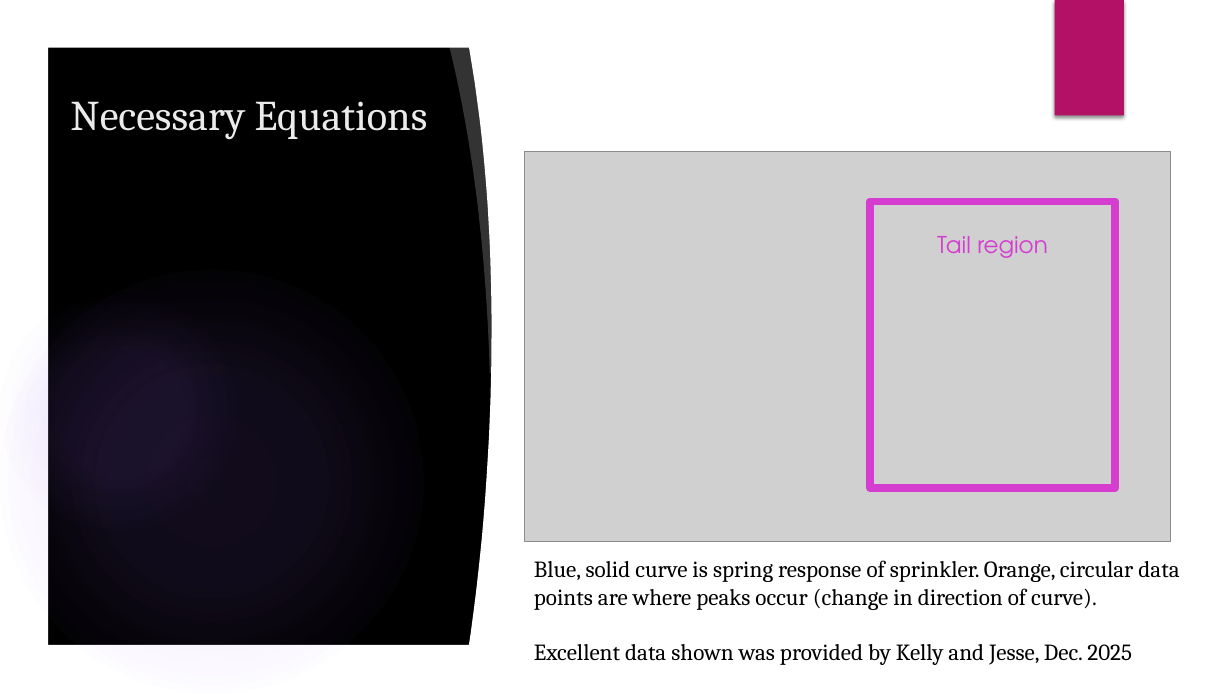
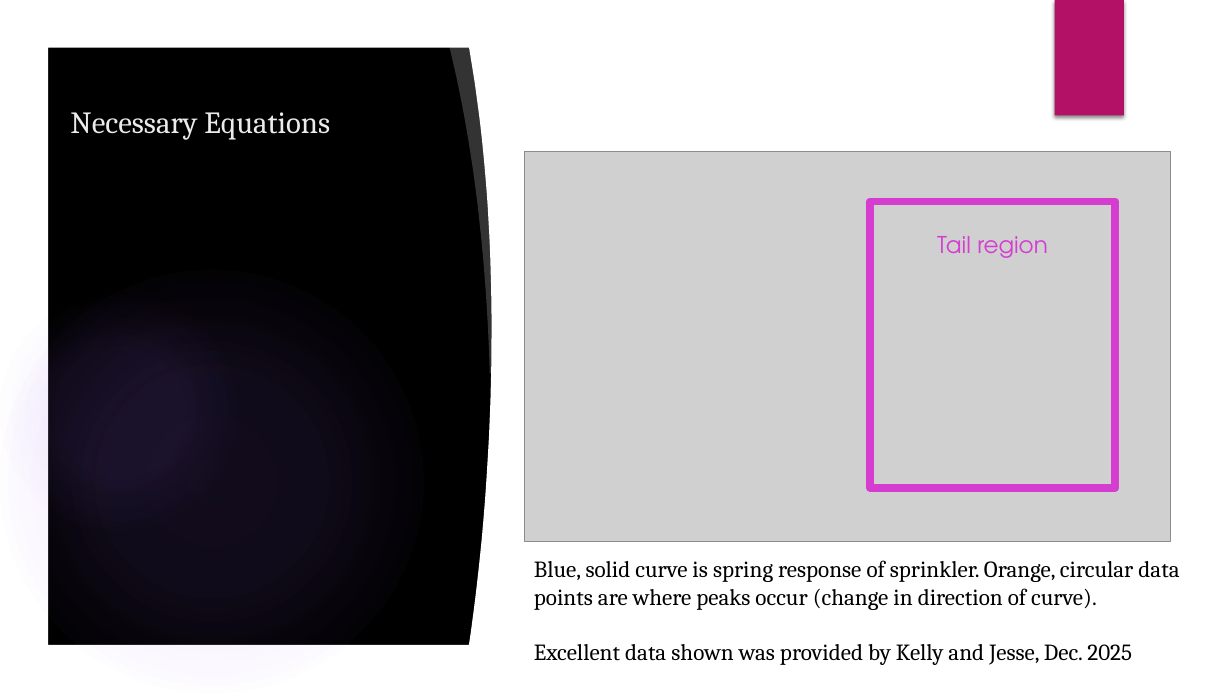
Before and after one commit to rachbertaud/Sprinkler_Transient_Dynamics, a slide deck: slide 3 of Presentations/TSD_Jan826.pptx (slide 2 before the commit). Drawn at 1232x693 pixels with LibreOffice and Linux fonts; fonts in the diff are those of the drawing; grey boxes stand for pictures; background and template pictures are left out. Boxes give left, top, right and bottom in pixels: in the first picture for what was removed or moved away, otherwise in the second. Text is boxed around its words. In the diff, an @@ line names an element or a change of style, - is before the commit and + after.

```diff
--- a/Presentations/TSD_Jan826.pptx
+++ b/Presentations/TSD_Jan826.pptx
@@ title "Necessary Equations" at (70,112,330,140): size 33 to 24 pt @@
```
Also in this commit, not shown: 3 other slides changed, 1 slide added, 1 other file.
